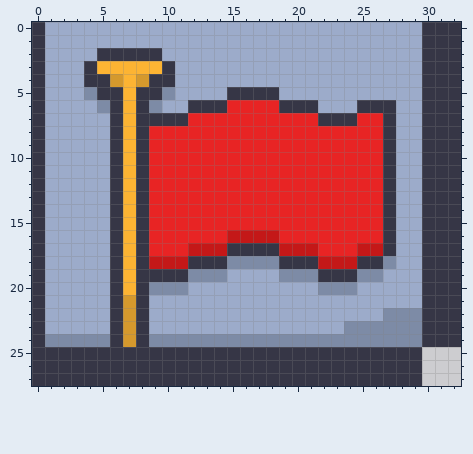
Two versions of one pixel-art file, sprites/red-flag.aseprite. The picture above was drawn from the file before the commit.
33x28 pixels, 1 frame.
After:
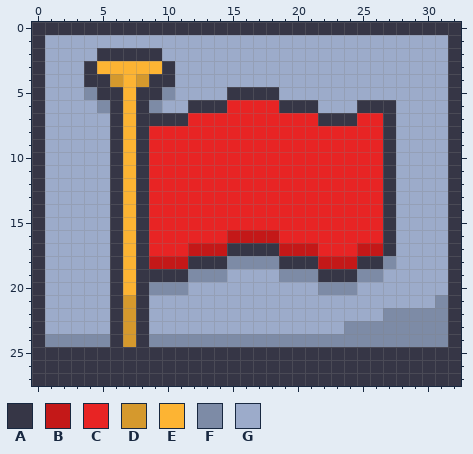
Palette (. is transparent): A #363646  B #c41818  C #e82424  D #d5992d  E #fdb433  F #7d8ba6  G #9cabca
From old to new:
{"change": "layer \"Flattened\" added"}
{"change": "layer \"Layer 3\" removed"}
{"change": "layer \"Layer 2\" removed"}
{"where": "layer \"Flattened\""}
{"y":0,"x":1,"old":"GGGGGGGGGGGGGGGGGGGGGGGGGGGGG","new":"AAAAAAAAAAAAAAAAAAAAAAAAAAAAA"}
{"y":1,"x":30,"old":"AA","new":"GG"}
{"y":2,"x":30,"old":"AA","new":"GG"}
{"y":3,"x":30,"old":"AA","new":"GG"}
{"y":4,"x":30,"old":"AA","new":"GG"}
{"y":5,"x":30,"old":"AA","new":"GG"}
{"y":6,"x":30,"old":"AA","new":"GG"}
{"y":7,"x":30,"old":"AA","new":"GG"}
{"y":8,"x":30,"old":"AA","new":"GG"}
{"y":9,"x":30,"old":"AA","new":"GG"}
{"y":10,"x":30,"old":"AA","new":"GG"}
{"y":11,"x":30,"old":"AA","new":"GG"}
{"y":12,"x":30,"old":"AA","new":"GG"}
{"y":13,"x":30,"old":"AA","new":"GG"}
{"y":14,"x":30,"old":"AA","new":"GG"}
{"y":15,"x":30,"old":"AA","new":"GG"}
{"y":16,"x":30,"old":"AA","new":"GG"}
{"y":17,"x":30,"old":"AA","new":"GG"}
{"y":18,"x":30,"old":"AA","new":"GG"}
{"y":19,"x":30,"old":"AA","new":"GG"}
{"y":20,"x":30,"old":"AA","new":"GG"}
{"y":21,"x":30,"old":"AA","new":"GF"}
{"y":22,"x":30,"old":"AA","new":"FF"}
{"y":23,"x":30,"old":"AA","new":"FF"}
{"y":24,"x":30,"old":"AA","new":"FF"}
{"y":25,"x":30,"old":"...","new":"AAA"}
{"y":26,"x":30,"old":"...","new":"AAA"}
{"y":27,"x":30,"old":"...","new":"AAA"}
{"label":"changed","picture_box":[45,22,461,386]}
